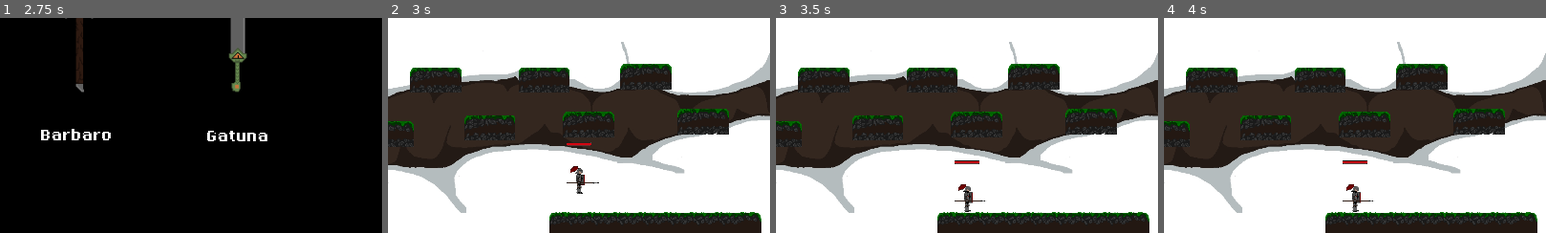
Above: before the commit, frames 1-4 (left to right).
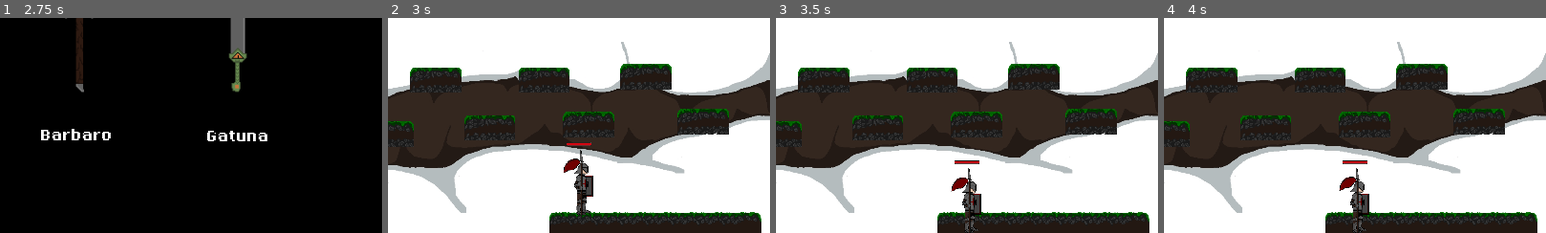
Above: after the commit, the same moments.

Repository: nicoletti-edu/Castle-Raiders
Game: Godot game, scene res://Intro.tscn
The game is run twice, just before and just after one commit, with the same random seed, the same clock (stepped at 60 frames per second) and the same inputs.
Inputs:
- Up to frame 1 (2.75 s): click "Continuar" at 0.5 s; click "Jogar" at 1.25 s; click "Cavaleiro" at 2 s
- Up to frame 2 (3 s): click "Lanceiro" at 2.75 s
- Up to frame 3 (3.5 s): no input
- Up to frame 4 (4 s): tap Enter (P2 dash) at 3.5 s; hold D (P1 right) from 3.53 s (still down); hold H (P1 attack) from 3.53 s (still down); tap W (P1 up) at 3.77 s
The pictures show only the part of the screen within x 50-100%, y 50-100%; the shares and areas given below are measured in that part.

Frame 1 is identical in both runs. In frame 2, 1.0% of the frame differs, in the area x 46-56%, y 61-92%; in frame 3, 0.9%; in frame 4, 0.9%.

Commit message:
anim

Diff:
--- a/Ladina.tscn
+++ b/Ladina.tscn
@@ -1,5 +1,17 @@
-[gd_scene load_steps=2 format=2]
+[gd_scene load_steps=3 format=2]
 
 [ext_resource path="res://Personage.tscn" type="PackedScene" id=1]
 
+[sub_resource type="SpriteFrames" id=1]
+animations = [ {
+"frames": [  ],
+"loop": true,
+"name": "idle",
+"speed": 5.0
+} ]
+
 [node name="Ladina" instance=ExtResource( 1 )]
+
+[node name="Sprite" parent="." index="0"]
+frames = SubResource( 1 )
+animation = "idle"
--- a/Lanceiro.tscn
+++ b/Lanceiro.tscn
@@ -1,14 +1,60 @@
-[gd_scene load_steps=6 format=2]
+[gd_scene load_steps=27 format=2]
 
 [ext_resource path="res://Personage.tscn" type="PackedScene" id=1]
-[ext_resource path="res://Resources/Images/Lanceiro/parado.png" type="Texture" id=2]
+[ext_resource path="res://Resources/Images/animação lanceiro /idle/idle5.png" type="Texture" id=2]
 [ext_resource path="res://Lanceiro.gd" type="Script" id=3]
+[ext_resource path="res://Resources/Images/animação lanceiro /idle/idle6.png" type="Texture" id=4]
+[ext_resource path="res://Resources/Images/animação lanceiro /idle/idle3.png" type="Texture" id=5]
+[ext_resource path="res://Resources/Images/animação lanceiro /idle/idle1.png" type="Texture" id=6]
+[ext_resource path="res://Resources/Images/animação lanceiro /corrida/corrida3.png" type="Texture" id=7]
+[ext_resource path="res://Resources/Images/animação lanceiro /corrida/corrida4.png" type="Texture" id=8]
+[ext_resource path="res://Resources/Images/animação lanceiro /idle/idle2.png" type="Texture" id=9]
+[ext_resource path="res://Resources/Images/animação lanceiro /corrida/corrida2.png" type="Texture" id=10]
+[ext_resource path="res://Resources/Images/animação lanceiro /corrida/corrida7.png" type="Texture" id=11]
+[ext_resource path="res://Resources/Images/animação lanceiro /corrida/corrida6.png" type="Texture" id=12]
+[ext_resource path="res://Resources/Images/animação lanceiro /corrida/corrida5.png" type="Texture" id=13]
+[ext_resource path="res://Resources/Images/animação lanceiro /idle/idle4.png" type="Texture" id=14]
+[ext_resource path="res://Resources/Images/animação lanceiro /ataque 1/ataque2.png" type="Texture" id=15]
+[ext_resource path="res://Resources/Images/animação lanceiro /ataque 1/ataque3.png" type="Texture" id=16]
+[ext_resource path="res://Resources/Images/animação lanceiro /ataque 1/ataque1.png" type="Texture" id=17]
+[ext_resource path="res://Resources/Images/animação lanceiro /ataque 1/ataque4.png" type="Texture" id=18]
+[ext_resource path="res://Resources/Images/animação lanceiro /ataque 1 correndo/atque 1 correndo1.png" type="Texture" id=19]
+[ext_resource path="res://Resources/Images/animação lanceiro /ataque 1 correndo/atque 1 correndo3.png" type="Texture" id=20]
+[ext_resource path="res://Resources/Images/animação lanceiro /ataque 1 correndo/atque 1 correndo2.png" type="Texture" id=21]
+[ext_resource path="res://Resources/Images/animação lanceiro /ataque 1 correndo/atque 1 correndo5.png" type="Texture" id=22]
+[ext_resource path="res://Resources/Images/animação lanceiro /ataque 1 correndo/atque 1 correndo4.png" type="Texture" id=23]
+[ext_resource path="res://Resources/Images/animação lanceiro /ataque 1 correndo/atque 1 correndo6.png" type="Texture" id=24]
 
 [sub_resource type="SpriteFrames" id=1]
 animations = [ {
-"frames": [ ExtResource( 2 ) ],
+"frames": [ ExtResource( 6 ), ExtResource( 9 ), ExtResource( 5 ), ExtResource( 14 ), ExtResource( 2 ), ExtResource( 4 ) ],
 "loop": true,
-"name": "default",
+"name": "idle",
+"speed": 5.0
+}, {
+"frames": [ ExtResource( 10 ), ExtResource( 7 ), ExtResource( 8 ), ExtResource( 13 ), ExtResource( 12 ), ExtResource( 11 ) ],
+"loop": true,
+"name": "movement",
+"speed": 5.0
+}, {
+"frames": [ ExtResource( 7 ), ExtResource( 11 ), ExtResource( 6 ), ExtResource( 9 ), ExtResource( 14 ) ],
+"loop": true,
+"name": "movement_jump",
+"speed": 5.0
+}, {
+"frames": [ ExtResource( 17 ), ExtResource( 15 ), ExtResource( 16 ), ExtResource( 18 ) ],
+"loop": true,
+"name": "weak",
+"speed": 5.0
+}, {
+"frames": [ ExtResource( 7 ), ExtResource( 8 ), ExtResource( 6 ), ExtResource( 9 ), ExtResource( 5 ) ],
+"loop": true,
+"name": "jump",
+"speed": 5.0
+}, {
+"frames": [ ExtResource( 19 ), ExtResource( 21 ), ExtResource( 20 ), ExtResource( 23 ), ExtResource( 22 ), ExtResource( 24 ) ],
+"loop": true,
+"name": "movement_weak",
 "speed": 5.0
 } ]
 
@@ -22,6 +68,7 @@
 position = Vector2( 8, 0 )
 scale = Vector2( 0.5, 0.5 )
 frames = SubResource( 1 )
+animation = "movement_jump"
 
 [node name="Collision" parent="." index="1"]
 position = Vector2( 0, 8 )
